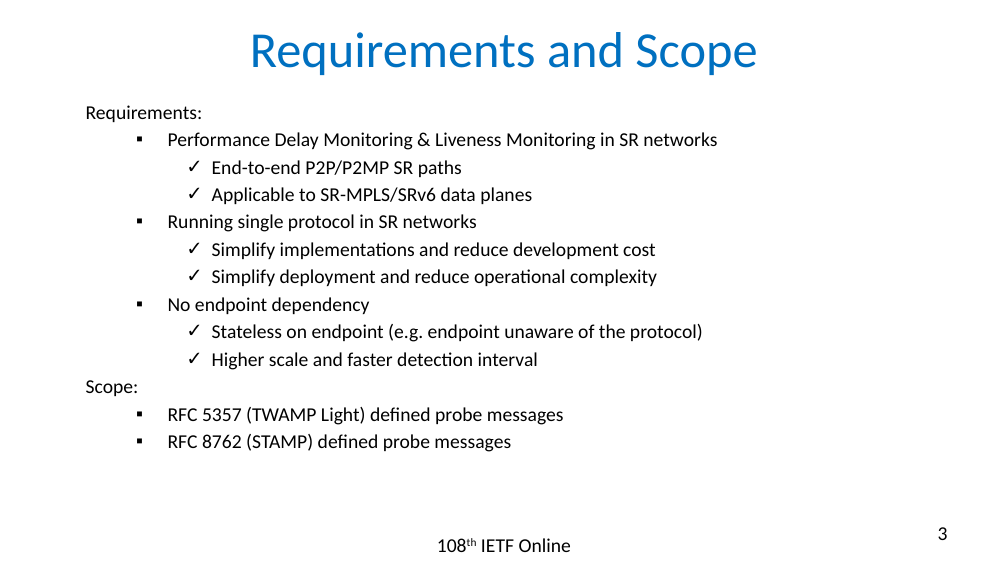
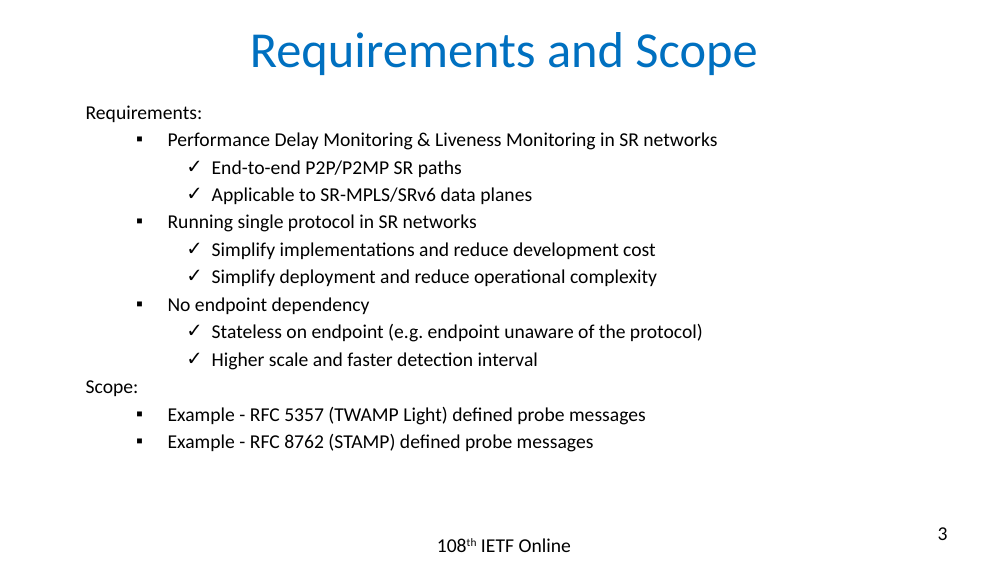
Before and after one commit to rakgandhi/ietf-slides, a slide deck: slide 3 of draft-gandhi-spring-sr-enhanced-plm-02.pptx. Drawn at 1008x567 pixels with LibreOffice and Linux fonts; fonts in the diff are those of the drawing. Boxes give left, top, right and bottom in pixels: in the first picture for what was removed or moved away, otherwise in the second. Text is boxed around its words. In the diff, an @@ line names an element or a change of style, - is before the commit and + after.

```diff
--- a/draft-gandhi-spring-sr-enhanced-plm-02.pptx
+++ b/draft-gandhi-spring-sr-enhanced-plm-02.pptx
@@ text at <box>168,407,646,452</box>: text changed @@
-  ▪ RFC 5357 (TWAMP Light) defined probe messages
-  ▪ RFC 8762 (STAMP) defined probe messages
+  ▪ Example - RFC 5357 (TWAMP Light) defined probe messages
+  ▪ Example - RFC 8762 (STAMP) defined probe messages
```
Also in this commit, not shown: 5 other slides changed, 1 other file.
